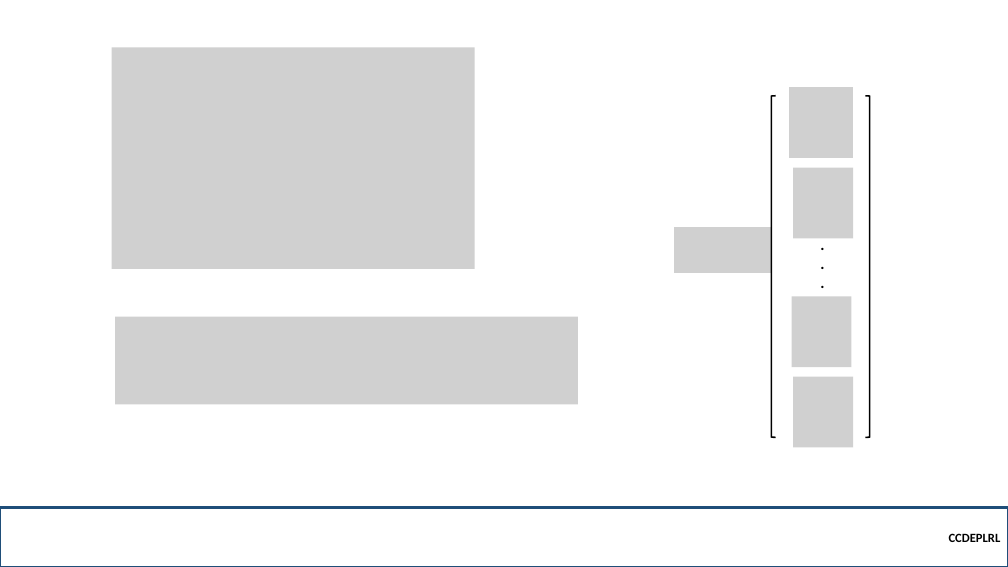
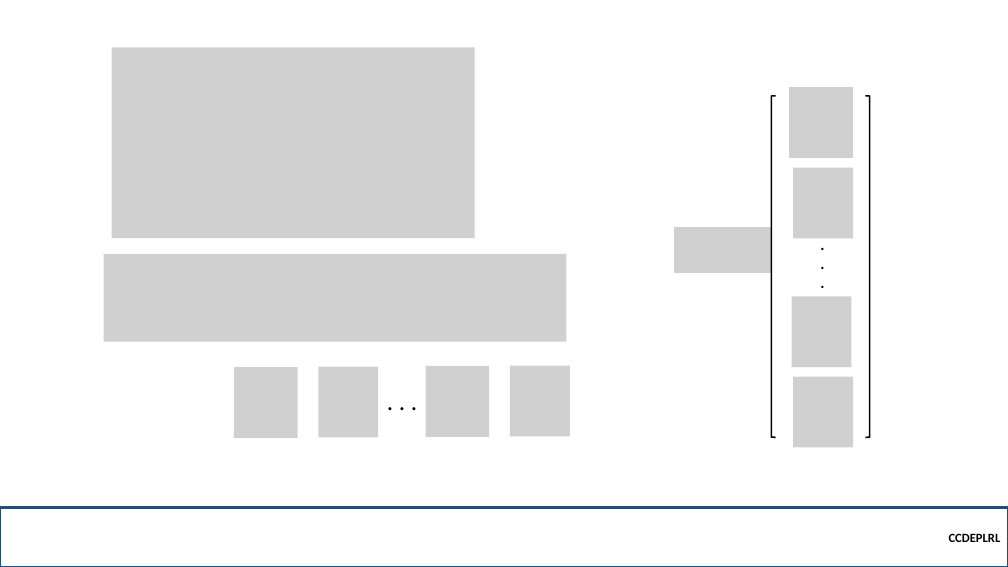
Before and after one commit to robitussin/CCDEPLRL, a slide deck: slide 8 of Week 3 - Neural Networks in Practice/Mini-Batches.pptx (slide 7 before the commit). Drawn at 1008x567 pixels with LibreOffice and Linux fonts; fonts in the diff are those of the drawing; grey boxes stand for pictures; background and template pictures are left out. Boxes give left, top, right and bottom in pixels: in the first picture for what was removed or moved away, otherwise in the second. Text is boxed around its words. In the diff, an @@ line names an element or a change of style, - is before the commit and + after.

```diff
--- a/Week 3 - Neural Networks in Practice/Mini-Batches.pptx
+++ b/Week 3 - Neural Networks in Practice/Mini-Batches.pptx
@@ picture: place and size @@
-picture at bbox=[112, 48, 475, 269]
+picture at bbox=[112, 48, 475, 238]
@@ picture added at bbox=[104, 254, 566, 342] @@
@@ picture removed at bbox=[115, 317, 578, 405] @@
@@ text added at bbox=[380, 382, 426, 420], 24 pt, text #000000 @@
+. . .
@@ group added at bbox=[234, 366, 569, 439]: 4 pictures @@
```
Also in this commit, not shown: 8 other slides changed, 7 slides added, 1 other file.
